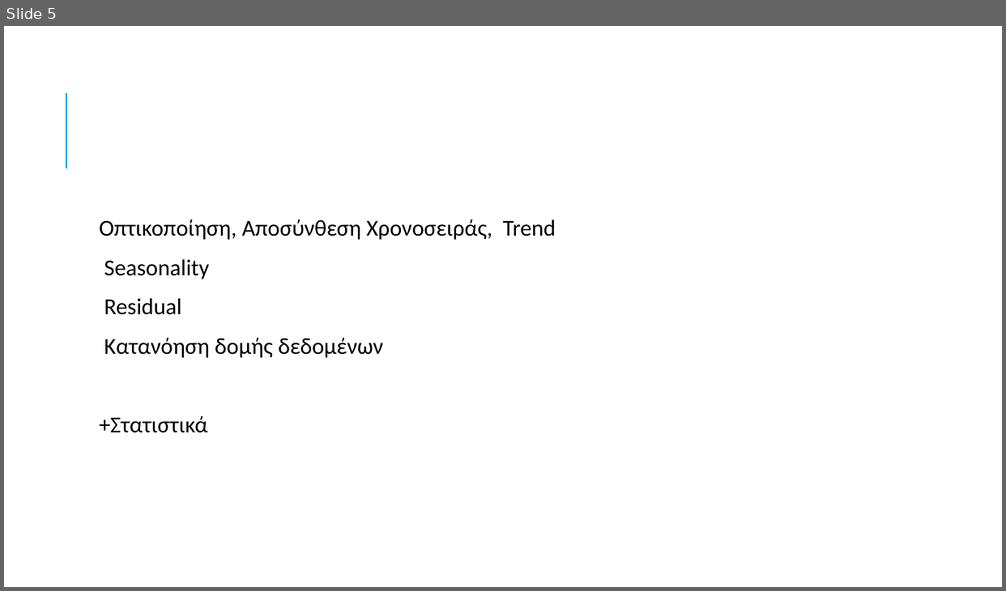
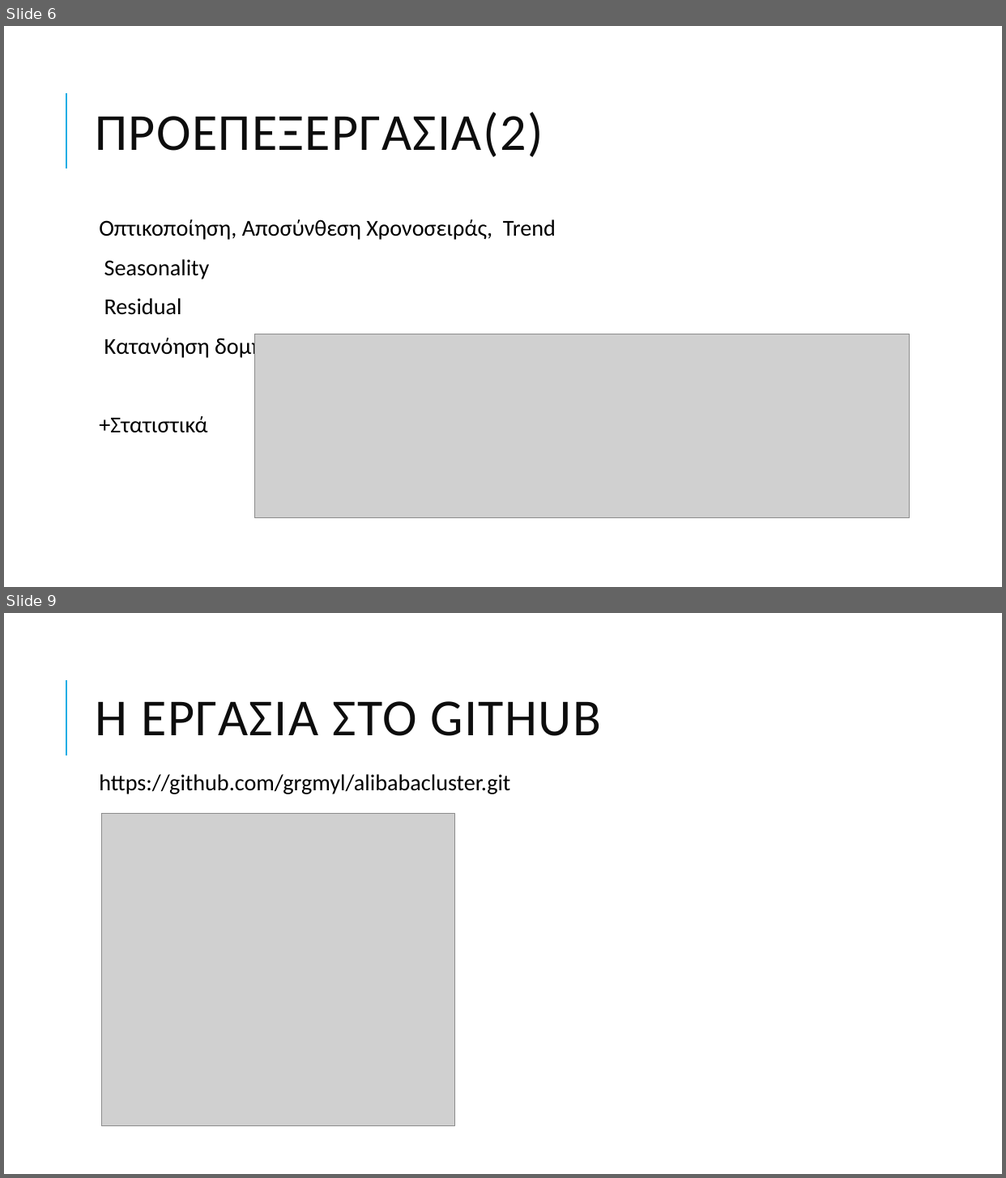
Before and after one commit to grgmyl/alibabacluster, a slide deck: parousiasidiktia.pptx. Shown one above the other, each under a label of ours: slide 5 before the commit, slides 6 and 9 after it; the slides between them are not shown. The pictures are 1006x591 and 1006x1178 pixels, drawn with LibreOffice and Linux fonts; fonts in the diff are those of the drawing; grey boxes stand for pictures. Boxes give left, top, right and bottom in pixels: in the first picture for what was removed or moved away, otherwise in the second. Text is boxed around its words. In the diff, an @@ line names an element or a change of style, - is before the commit and + after.

```diff
--- a/parousiasidiktia.pptx
+++ b/parousiasidiktia.pptx
@@ slide 9 added at [4,613,1002,1174], background #FFFFFF; not listed: 1 template element that a slide beside it also shows @@
@@ title added at [96,701,601,736], 50 pt, text #0D0D0D @@
+Η ΕΡΓΑΣΙΑ ΣΤΟ GITHUB
@@ text added at [99,774,510,794], 22 pt, text #000000 @@
+  https://github.com/grgmyl/alibabacluster.git
@@ picture added at [101,814,454,1127] @@
@@ what was slide 5 is now slide 6 @@
@@ slide 6 changed as well @@
@@ title added at [96,112,543,157], 50 pt, text #0D0D0D @@
+ΠΡΟΕΠΕΞΕΡΓΑΣΊΑ(2)
@@ picture added at [255,335,909,518] @@
```
Also in this commit, not shown: 2 other slides changed, 5 other slides added, 1 slide removed.
